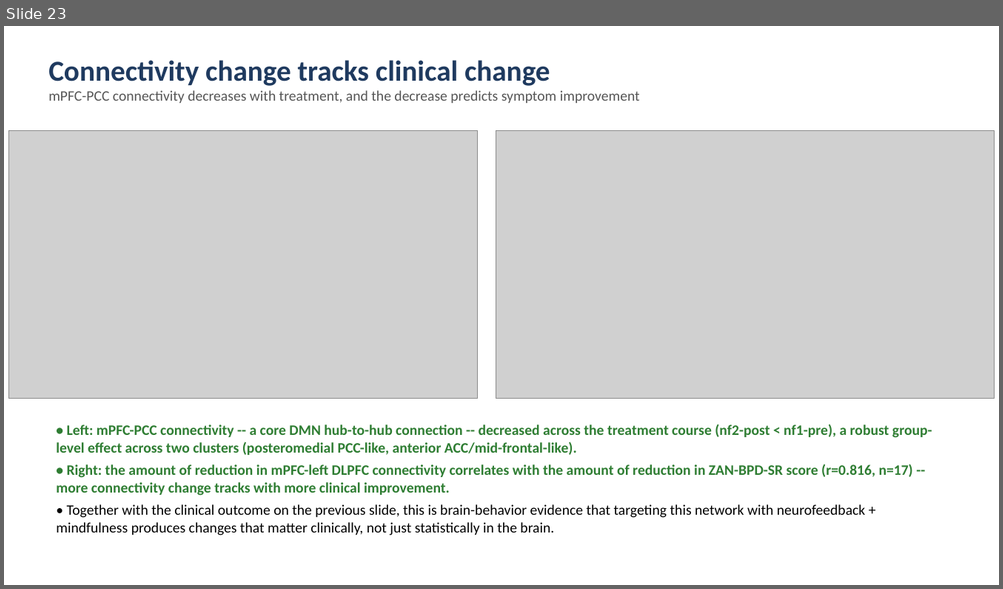
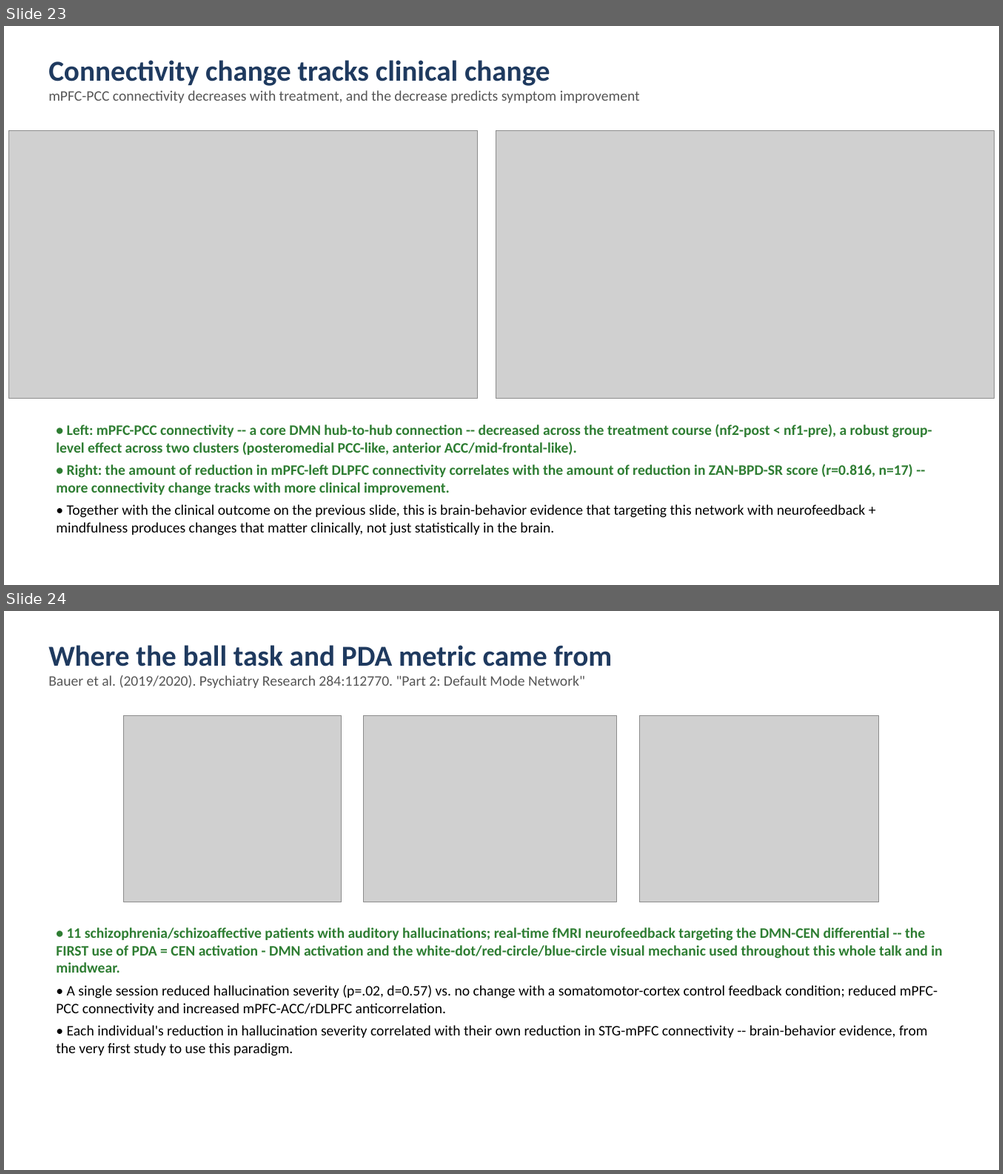
Before and after one commit to cccbauer/dmnelf, a slide deck: analysis/fingerprint/19_fingerprint/efp_meirhasson/Fingerprint_20260902.pptx. Shown one above the other, each under a label of ours: slide 23 before the commit, slides 23 and 24 after it. The pictures are 1003x589 and 1003x1174 pixels, drawn with LibreOffice and Linux fonts; fonts in the diff are those of the drawing; grey boxes stand for pictures. Boxes give left, top, right and bottom in pixels: in the first picture for what was removed or moved away, otherwise in the second. Text is boxed around its words. In the diff, an @@ line names an element or a change of style, - is before the commit and + after.

```diff
--- a/analysis/fingerprint/19_fingerprint/efp_meirhasson/Fingerprint_20260902.pptx
+++ b/analysis/fingerprint/19_fingerprint/efp_meirhasson/Fingerprint_20260902.pptx
@@ slide 24 added at (4,611,999,1170), background #FFFFFF @@
@@ text added at (48,645,612,688), 14 pt, text #555555 @@
+Where the ball task and PDA metric came from
+Bauer et al. (2019/2020). Psychiatry Research 284:112770. "Part 2: Default Mode Network"
@@ picture added at (124,715,341,902) @@
@@ picture added at (364,715,617,902) @@
@@ picture added at (639,715,879,902) @@
@@ text added at (56,928,942,1056), 14 pt, text #000000 @@
+• 11 schizophrenia/schizoaffective patients with auditory hallucinations; real-time fMRI neurofeedback targeting the DMN-CEN differential -- the FIRST use of PDA = CEN activation - DMN activation and the white-dot/red-circle/blue-circle visual mechanic used throughout this whole talk and in mindwear.
+• A single session reduced hallucination severity (p=.02, d=0.57) vs. no change with a somatomotor-cortex control feedback condition; reduced mPFC-PCC connectivity and increased mPFC-ACC/rDLPFC anticorrelation.
+• Each individual's reduction in hallucination severity correlated with their own reduction in STG-mPFC connectivity -- brain-behavior evidence, from the very first study to use this paradigm.
```
Also in this commit, not shown: 1 other slide added, 1 other file.
